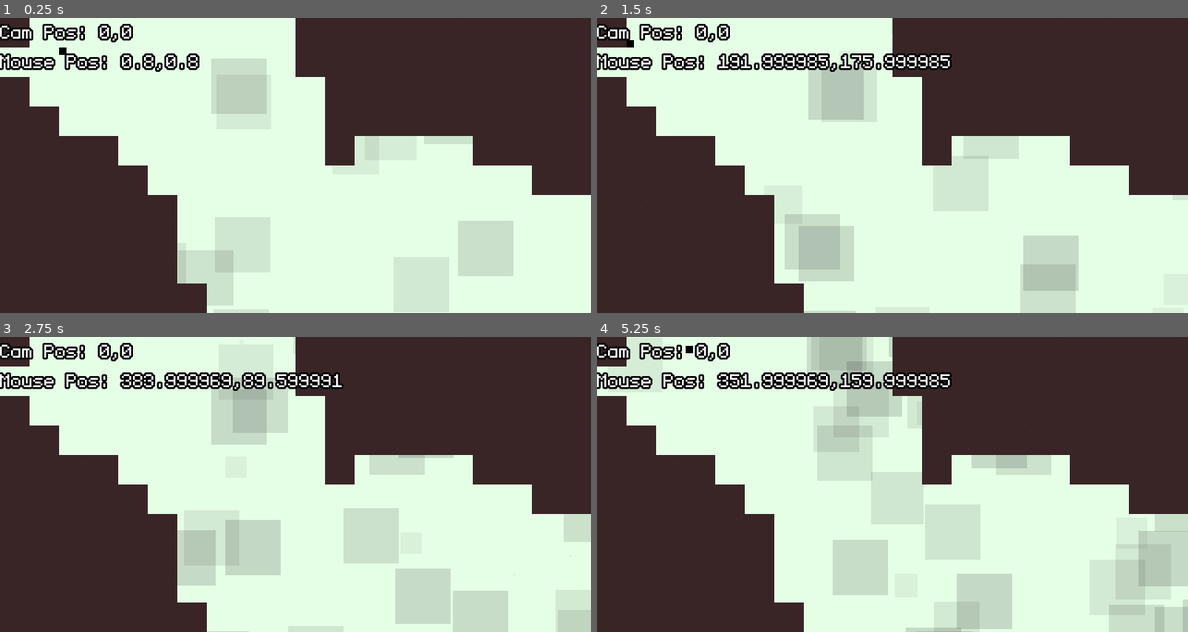
Above: before the commit, frames 1-4 (two rows, left to right).
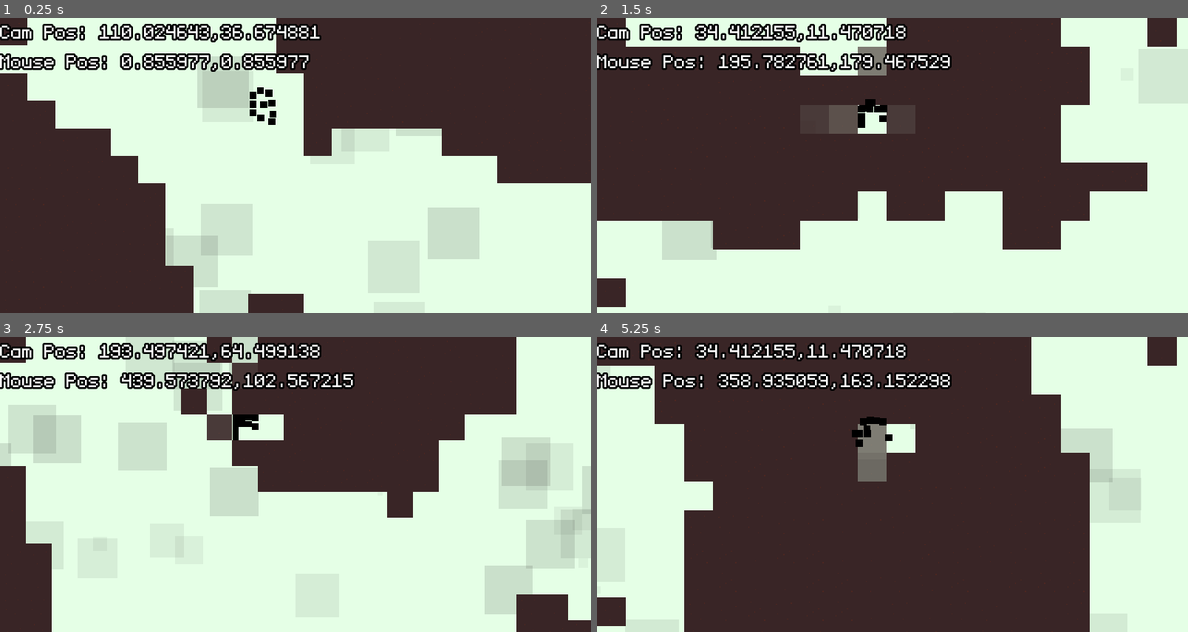
Above: after the commit, the same moments.

Repository: aleksfadini/LD48
Game: Godot game, scene res://Scenes/Main.tscn
The game is run twice, just before and just after one commit, with the same random seed, the same clock (stepped at 60 frames per second) and the same inputs.
Inputs (mouse positions are in pixels of both pictures, inside the frame that each line leads up to):
- Up to frame 1 (0.25 s): no input
- Up to frame 2 (1.5 s): tap Enter (ui_accept) at 0.5, 0.6, 0.77, 1.07, 1.35 s; move the mouse to (1022, 150) at 0.52 s; move the mouse to (774, 180) at 1.27 s
- Up to frame 3 (2.75 s): tap Enter (ui_accept) at 1.52, 1.82, 2.1 s; move the mouse to (354, 419) at 2.02 s
- Up to frame 4 (5.25 s): move the mouse to (862, 543) at 2.77 s; tap Enter (ui_accept) at 2.85, 3.02, 3.32, 3.6, 3.77, 4.07, 4.35, 4.52, 4.82, 5.1 s; move the mouse to (1069, 528) at 3.52 s; move the mouse to (715, 440) at 4.27 s; move the mouse to (922, 484) at 5.02 s

The runs differ from the first frame. In frame 1, 14% of the frame differs, in the area x 0-100%, y 0-100%; in frame 2, 53%; in frame 3, 51%; in frame 4, 73%.

Commit message:
actually fixed most of flies issues, and now tiles get eaten

Diff:
--- a/Prefabs/Fly.gd
+++ b/Prefabs/Fly.gd
@@ -2,8 +2,9 @@
 
 var transitionTimeMin = 1 # was 5
 var transitionTimeMax = 5 # was 10
-var speedMin = 70
-var speedMax = 120
+var speedMin = 140
+var speedMax = 250
+var attractionSpeed = 200
 var maxVelocity = 200
 var age = 0 # number of turns
 var max_age = 10 # then they die. this number is replaced by randomizer
@@ -37,6 +38,33 @@
 		queue_free()
 	velocity.clamped(maxVelocity)
 	var collision = move_and_collide(velocity*delta)
+	# Confirm the colliding body is a TileMap
+	if collision:
+		if collision.collider.is_in_group("flies"):
+
+		#			if critter_type != "red":
+#				queue_free()
+#				collision.collider.set_age(-food_value)
+#				if critter_type == "blue":
+#					get_parent().elephants -= 1
+#				if critter_type == "green":
+#					get_parent().rabbits -= 1
+#				get_parent().update_pop_tot()
+#			else:
+			velocity=velocity.bounce(collision.normal)
+		if collision.collider is TileMap:
+			# Find the character's position in tile coordinates
+			var tile_pos = collision.collider.world_to_map(position)
+			# Find the colliding tile position
+			tile_pos -= collision.normal
+			# Get the tile id
+			var tile_id = collision.collider.get_cellv(tile_pos)
+			if tile_id >= 3:
+				collision.collider.set_cellv(tile_pos, -1)
+				velocity=velocity.bounce(collision.normal)
+
+			else:
+				collision.collider.set_cellv(tile_pos, tile_id+1)
 #	if collision:
 #		if collision.collider.is_in_group("walls"):
 #			velocity=velocity.bounce(collision.normal)
@@ -69,14 +97,14 @@
 #		elif collision.collider.is_in_group("blue"):
 #			velocity = Vector2(0,0)
 #	move_and_slide(nextVec)
-func init(type):
+func init(type="fly"):
 	max_age=rand_range(maxAgeMin,maxAgeMax)
 	if type == "fly":
 		$Sprite.self_modulate= Color(0,0,0)
 #		$ActualSprite.self_modulate= Color(1,0,0)
 		add_to_group("flies")
 		critter_type = "fly"
-		speedMax*=2
+#		speedMax*=2
 		transitionTimeMax/=float(2)
 		transitionTimeMin/=float(2)
 #		max_age/=float(1.5)
--- a/Prefabs/attractionForce.gd
+++ b/Prefabs/attractionForce.gd
@@ -30,5 +30,5 @@
 func _on_Area2D_body_entered(body):
 #	body.velocity=body.velocity
 	if body.is_in_group("flies"):
-		body.velocity=(global_position-body.global_position).normalized()*body.speedMax
+		body.velocity=(global_position-body.global_position).normalized()*body.attractionSpeed
 	pass # Replace with function body.
--- a/Scenes/Main.gd
+++ b/Scenes/Main.gd
@@ -5,22 +5,22 @@
 const map_in_px=Vector2(window_size.x*4,window_size.y*20)
 const map_in_tiles=map_in_px/32
 const cosmetic_particle_size=512
-
 const big_chunks_cap=0
 # Camera Section
 var camera_target=map_in_px/2
 var camera_target_tolerance=3
-var camera_speed=0.05
+var camera_speed=0.03
 #var camera_zoom_by_speed_speed=0.03
 #var camera_zoom_tolerance=50#within these pixels it will zoom in
 var zoom_in_speed=0.01
-var zoom_out_speed=0.04
+var zoom_out_speed=0.01
 var zoom_in=Vector2(1,1)
 var zoom_out=Vector2(1.5,1.5)
 #var zoom_out=Vector2(4,4)
 # Scenes Preload
 var attractionPower=preload("res://Prefabs/attractionForce.tscn")
 var floatingBg=preload("res://Prefabs/FloatingThings.tscn")
+var flyInst=preload("res://Prefabs/Fly.tscn")
 # Script Vars (do not edit)
 var noise
 var dragging=false
@@ -49,12 +49,12 @@
 		zoom_in_camera()
 		pass
 #	zoom_cam_based_on_speed()
-#	$CanvasLayer/CamPos.text="Cam Pos: " +str($Cam.global_position.x)+","+str($Cam.global_position.y)
+	$CanvasLayer/CamPos.text="Cam Pos: " +str($Cam.global_position.x)+","+str($Cam.global_position.y)
 #	$CanvasLayer/CamPos.text="zoom factor: " +str(clamp($Cam.global_position.distance_to(camera_target)/float(camera_zoom_tolerance),zoom_in.x,zoom_out.x))
-#	$CanvasLayer/Mouse.text="Mouse Pos: " +str(get_global_mouse_position().x)+","+str(get_global_mouse_position().y)
+	$CanvasLayer/Mouse.text="Mouse Pos: " +str(get_global_mouse_position().x)+","+str(get_global_mouse_position().y)
 #	$CanvasLayer/Mouse.text="Mouse Pos: " +str($Cam.global_position.distance_to(camera_target))
 #	$CanvasLayer/CamPos.text="Cam Pos: " +str($Cam.global_position.x)+","+str($Cam.global_position.y)
-#func zoom_cam_based_on_speed():
+#func zoom_cam_ased_on_speed():
 #	var zoom_factor=clamp($Cam.global_position.distance_to(camera_target)/float(camera_zoom_tolerance),zoom_in.x,zoom_out.x)
 #	$Cam.zoom=lerp($Cam.zoom,Vector2(zoom_factor,zoom_factor),camera_zoom_by_speed_speed)
 func move_camera_to_position(target):
@@ -89,12 +89,6 @@
 			f.global_position=Vector2(x*cosmetic_particle_size,y*cosmetic_particle_size)
 #			f.scale=Vector2(cosmetic_zoom,cosmetic_zoom)
 #			f.global_position=Vector2(x,y)
-
-
-func generate_starting_point():
-	var starting_point=Vector2(0,0)
-	# will need to find an empty space going row by row
-	camera_target=starting_point
 func generate_level():
 #	randomize()
 	noise = OpenSimplexNoise.new()
@@ -110,11 +104,61 @@
 			if a < big_chunks_cap:
 				$TileMap.set_cell(x,y,0)
 	$TileMap.update_bitmask_region(Vector2(0.0, 0.0), Vector2(map_in_tiles.x, map_in_tiles.y))
+func generate_starting_point():
+	var starting_point=Vector2(300,100)
+	# will need to find an empty space going row by row, checking that it is empty
+	# just delete a bunch of cells around starting point!!!
+	camera_target=starting_point
+	spawn_flies(10,starting_point)
+func spawn_flies(numb=10,start_point=Vector2()):
+	var counter=0
+	var point=start_point
+	spawn_single_fly(point)
+	counter+=1
+	var R = true
+	var D = true
+	var L = true
+	var U = true
+	while counter < numb:
+		if R:
+			point+=Vector2.RIGHT*counter
+			spawn_single_fly(point)
+			counter+=1
+			R = false
+		elif D:
+			point+=Vector2.DOWN*counter
+			spawn_single_fly(point)
+			counter+=1
+			D = false
+		elif L:
+			point+=Vector2.LEFT*counter
+			spawn_single_fly(point)
+			counter+=1
+			L = false
+		elif U:
+			point+=Vector2.UP*counter
+			spawn_single_fly(point)
+			counter+=1
+			U = false
+		else:
+			R = true
+			D = true
+			L = true
+			U = true
+
+
+func spawn_single_fly(pos):
+	var f = flyInst.instance()
+	$Flies.add_child(f)
+	f.init()
+	f.global_position=pos
 func _input(event):
 	if event.is_action_pressed("ui_click"):
 		dragging= true
 	if event.is_action_released("ui_click"):
 		dragging=false
+	if event.is_action_released("ui_accept"):
+		get_tree().reload_current_scene()
 func _on_touchIgnore_timeout():
 	touch_ignore=false
 	$touchIgnore.start()
--- a/Scenes/Main.tscn
+++ b/Scenes/Main.tscn
@@ -1,9 +1,8 @@
-[gd_scene load_steps=26 format=2]
+[gd_scene load_steps=25 format=2]
 
 [ext_resource path="res://Graphics/Tiles.png" type="Texture" id=1]
 [ext_resource path="res://Scenes/Main.gd" type="Script" id=2]
 [ext_resource path="res://Themes/UITheme.tres" type="Theme" id=3]
-[ext_resource path="res://Prefabs/Fly.tscn" type="PackedScene" id=4]
 
 [sub_resource type="ConvexPolygonShape2D" id=1]
 points = PoolVector2Array( 0, 0, 32, 0, 32, 32, 0, 32 )
@@ -322,6 +321,5 @@
 wait_time = 0.1
 one_shot = true
 
-[node name="Fly" parent="." instance=ExtResource( 4 )]
-position = Vector2( 64, 32 )
+[node name="Flies" type="Node2D" parent="."]
 [connection signal="timeout" from="touchIgnore" to="." method="_on_touchIgnore_timeout"]
--- a/Scripts/Globals.gd
+++ b/Scripts/Globals.gd
@@ -1,4 +1,9 @@
 extends Node
+
+
+const attraction_permanence=0.6
+const starting_flies=32
+
 
 const sky_col=[
 	Color("#5c5185"),
@@ -27,7 +32,6 @@
 	Color("#FFD500")
 	]
 
-const attraction_permanence=0.6
 # Called when the node enters the scene tree for the first time.
 func _ready():
 	pass # Replace with function body.
--- /dev/null
+++ b/Scripts/Playervars.gd
@@ -0,0 +1,17 @@
+extends Node
+
+
+# Declare member variables here. Examples:
+# var a = 2
+# var b = "text"
+var flies=0
+var poop=0
+# Called when the node enters the scene tree for the first time.
+func _ready():
+	flies=Globals.starting_flies
+	pass # Replace with function body.
+
+
+# Called every frame. 'delta' is the elapsed time since the previous frame.
+#func _process(delta):
+#	pass
--- a/project.godot
+++ b/project.godot
@@ -22,6 +22,7 @@
 [autoload]
 
 Globals="*res://Scripts/Globals.gd"
+Playervars="*res://Scripts/Playervars.gd"
 
 [display]
 
Binary file added: Graphics/LD48-TilesIndestructible.png
Not shown, added: Graphics/LD48-TilesIndestructible.png.import
Binary file added: Graphics/LD48-eggs.png
Not shown, added: Graphics/LD48-eggs.png.import
Not shown, changed: LD48.md
